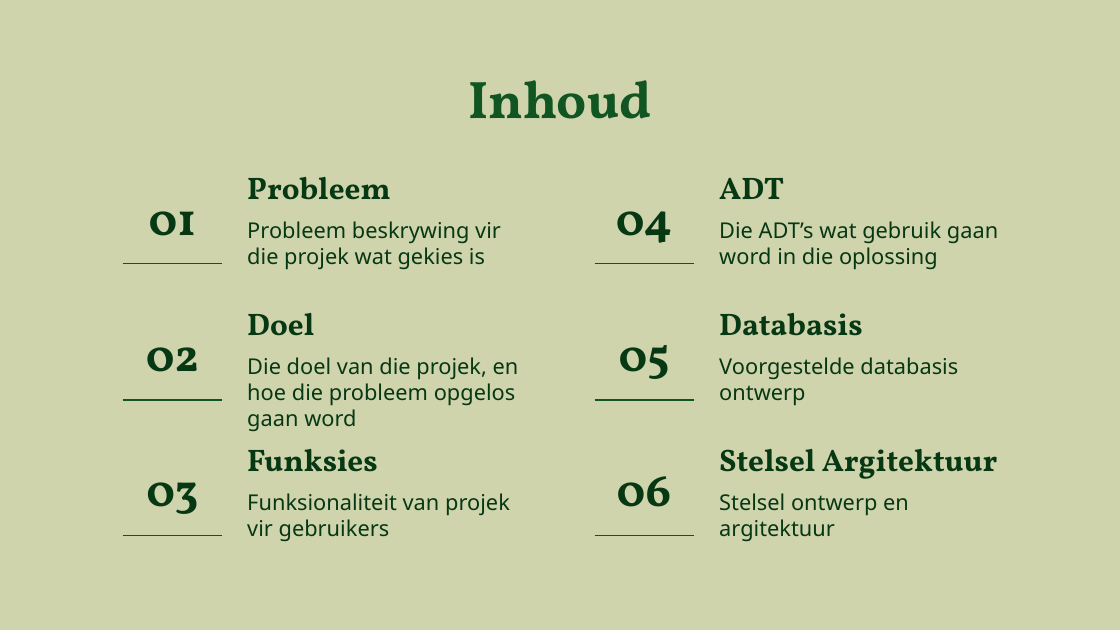
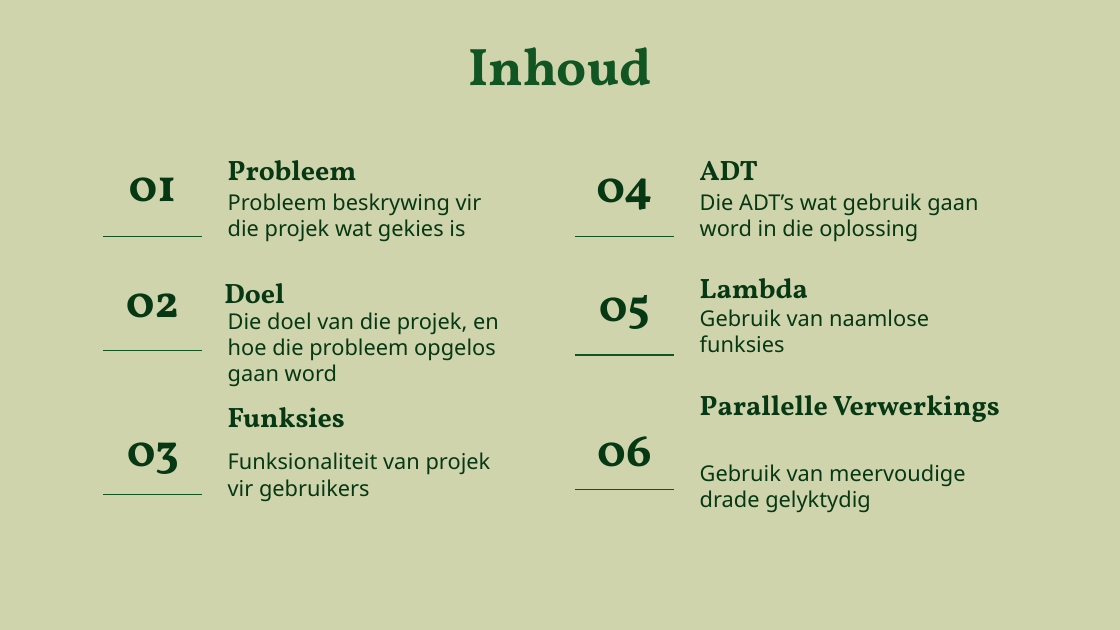
Before and after one commit to Sav-123159/Kortpad, a slide deck: slide 2 of dokumentasie/Die_Divas_Presentation.pptx (slide 3 before the commit). Drawn at 1120x630 pixels with LibreOffice and Linux fonts; fonts in the diff are those of the drawing; background and template pictures are left out. Boxes give left, top, right and bottom in pixels: in the first picture for what was removed or moved away, otherwise in the second. Text is boxed around its words. In the diff, an @@ line names an element or a change of style, - is before the commit and + after.

```diff
--- a/dokumentasie/Die_Divas_Presentation.pptx
+++ b/dokumentasie/Die_Divas_Presentation.pptx
@@ title "Inhoud": place and size @@
-title "Inhoud" at (468,80,651,119)
+title "Inhoud" at (468,47,651,86)
@@ title "01": place and size @@
-title "01" at (149,211,196,236)
+title "01" at (129,177,176,202)
@@ title "Probleem": place and size @@
-title "Probleem" at (247,177,390,200)
+title "Probleem" at (228,160,357,181)
@@ title "04": place and size @@
-title "04" at (616,211,672,243)
+title "04" at (596,178,652,210)
@@ title "ADT": place and size @@
-title "ADT" at (719,178,784,199)
+title "ADT" at (700,161,758,180)
@@ subtitle "Probleem beskrywing vir die projek ...": place and size @@
-subtitle "Probleem beskrywing vir die projek ..." at (247,221,501,270)
+subtitle "Probleem beskrywing vir die projek ..." at (228,193,482,242)
@@ subtitle "Die ADT’s wat gebruik gaan ...": place and size @@
-subtitle "Die ADT’s wat gebruik gaan ..." at (719,221,998,270)
+subtitle "Die ADT’s wat gebruik gaan ..." at (700,193,978,242)
@@ line moved from (123, 263) - (222, 263) to (103, 236) - (203, 236) @@
@@ line moved from (595, 263) - (693, 263) to (575, 236) - (674, 236) @@
@@ title "02": place and size @@
-title "02" at (146,347,199,372)
+title "02" at (126,293,179,318)
@@ title "Doel": place and size @@
-title "Doel" at (247,313,314,336)
+title "Doel" at (224,283,284,316)
@@ title "05": place and size @@
-title "05" at (619,345,670,379)
+title "05" at (599,295,650,329)
@@ title added at (700,278,808,311), 18 pt, text #063814, bold @@
+Lambda
@@ subtitle added at (700,309,929,353), 14 pt, text #063814 @@
+Gebruik van naamlose funksies
@@ title removed at (719,313,862,336) @@
-Databasis
@@ line moved from (123, 400) - (222, 400) to (103, 351) - (202, 351) @@
@@ subtitle removed at (719,357,958,406) @@
-Voorgestelde databasis ontwerp
@@ size 20 to 18 pt in 4 elements at (700,161,758,180), (228,160,357,181), (224,283,284,316), (228,407,345,428) @@
@@ title added at (700,395,1000,422), 18 pt, text #063814, bold @@
+Parallelle Verwerkings
@@ title removed at (719,449,998,479) @@
-Stelsel Argitektuur
@@ subtitle added at (700,464,966,513), 14 pt, text #063814 @@
+Gebruik van meervoudige drade gelyktydig
@@ 3 titles, 1 subtitle, 1 line: place and size @@
-3 titles, 1 subtitle, 1 line at (123,449,672,542)
+3 titles, 1 subtitle, 1 line at (103,407,652,502)
@@ 2 lines, 1 subtitle: place and size @@
-2 lines, 1 subtitle at (247,357,693,535)
+2 lines, 1 subtitle at (228,312,674,489)
@@ subtitle removed at (719,493,909,542) @@
-Stelsel ontwerp en argitektuur
```
Also in this commit, not shown: 16 other slides changed, 5 slides added, 16 slides removed, 2 other files.
